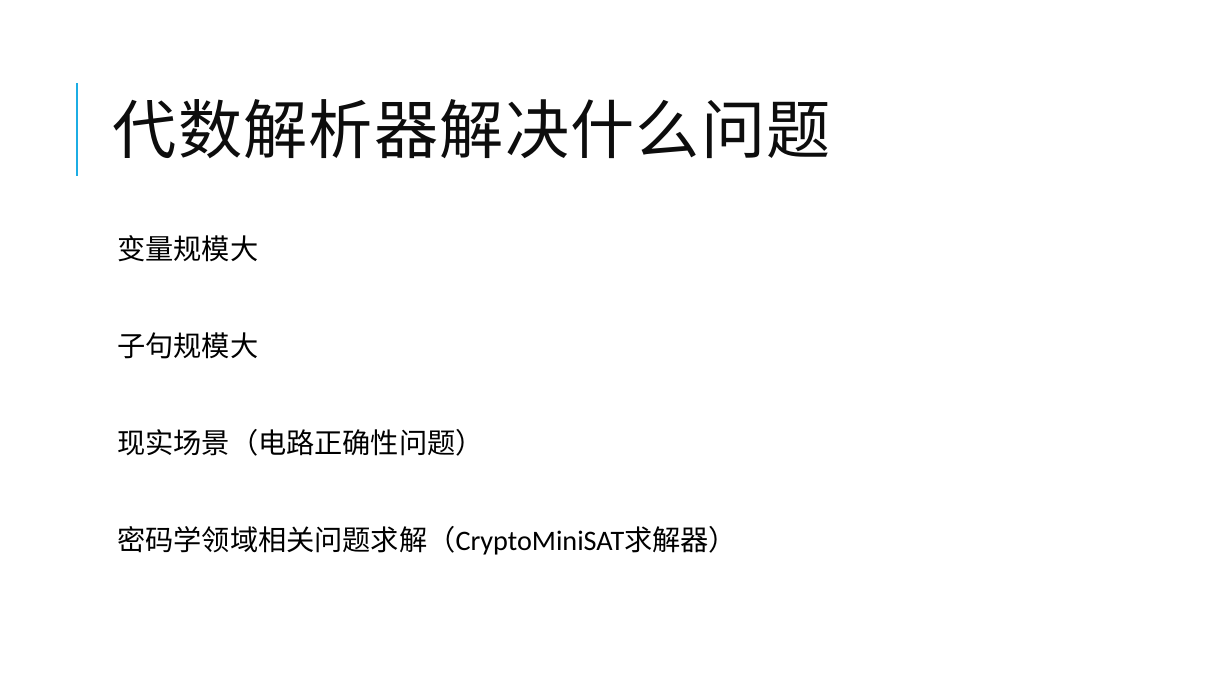
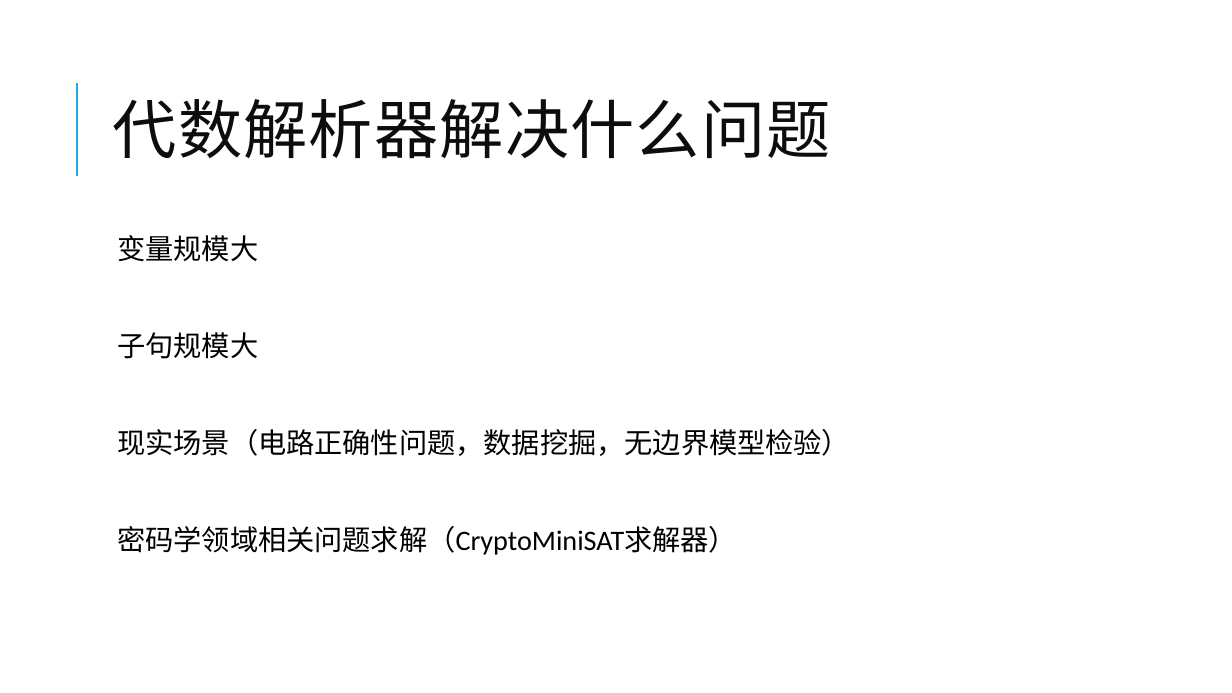
Before and after one commit to yberlin/hello-world, a slide deck: slide 12 of 数电/代数解析器与其密码学领域的应用.pptx. Drawn at 1232x693 pixels with LibreOffice and Linux fonts; fonts in the diff are those of the drawing. Boxes give left, top, right and bottom in pixels: in the first picture for what was removed or moved away, otherwise in the second. Text is boxed around its words. In the diff, an @@ line names an element or a change of style, - is before the commit and + after.

```diff
--- a/数电/代数解析器与其密码学领域的应用.pptx
+++ b/数电/代数解析器与其密码学领域的应用.pptx
@@ text at bbox=[117, 429, 850, 456]: text changed @@
-  现实场景（电路正确性问题）
+  现实场景（电路正确性问题，数据挖掘，无边界模型检验）
```
Also in this commit, not shown: 6 other slides changed, 14 slides added, 1 slide removed.
